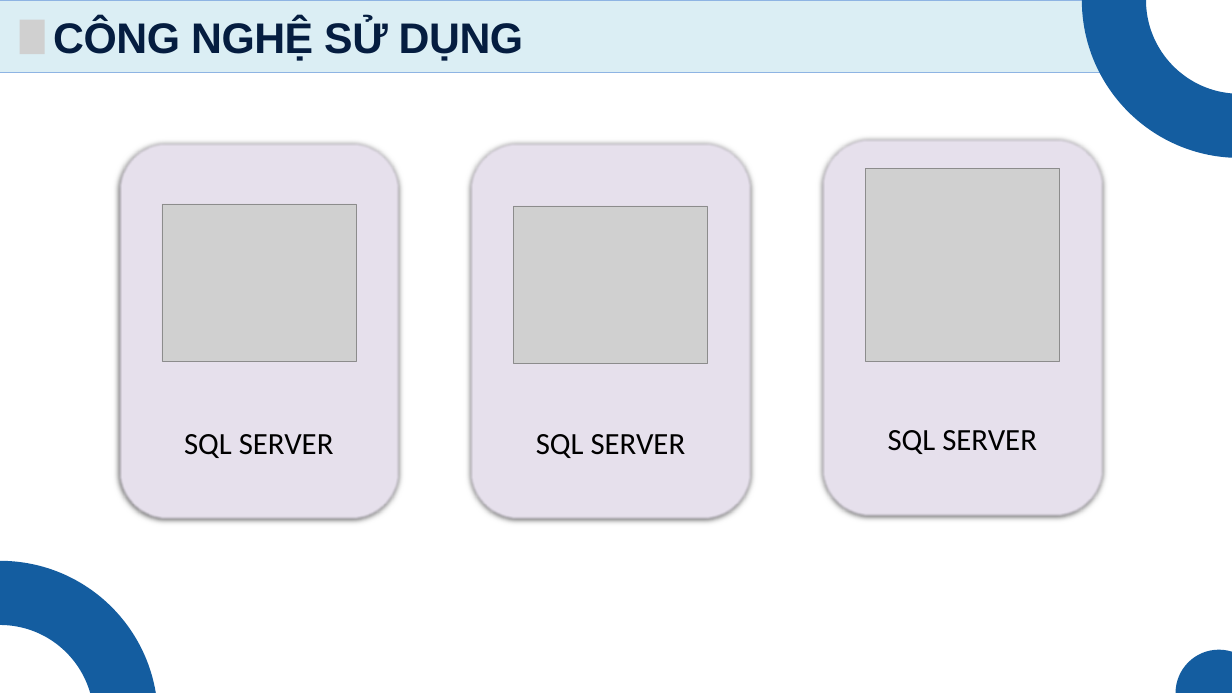
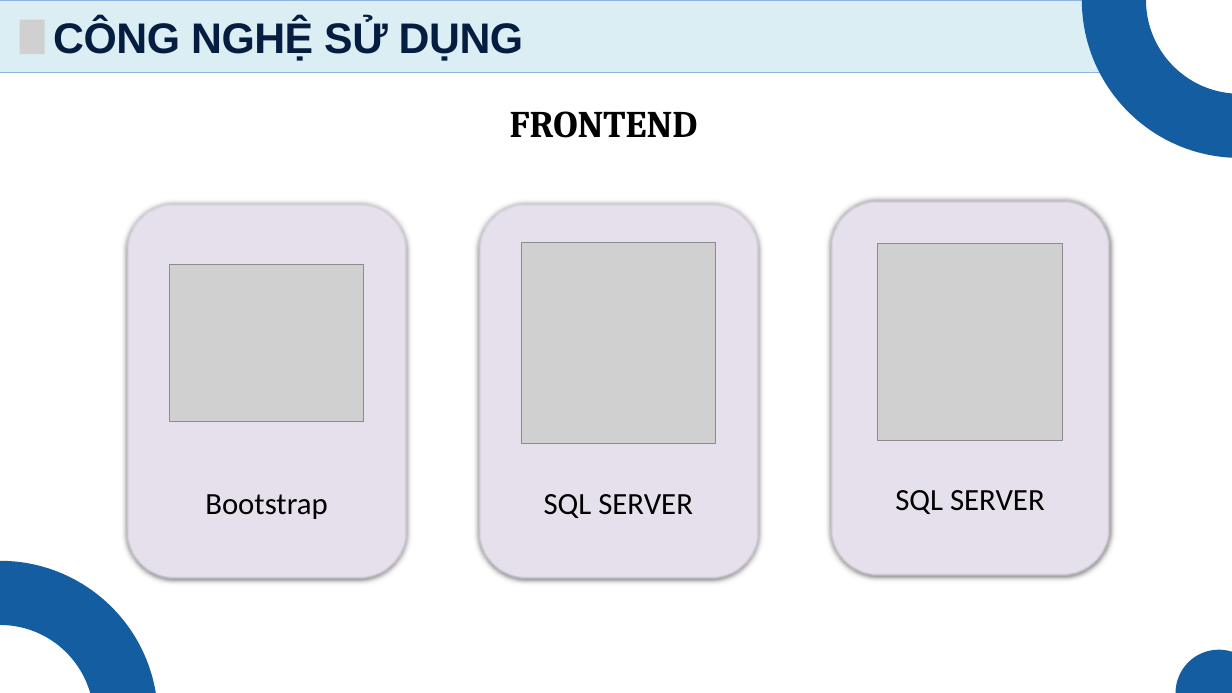
Before and after one commit to TrDHuy21/DoAn, a slide deck: slide 6 of ppt_bao_ve.pptx (slide 5 before the commit). Drawn at 1232x693 pixels with LibreOffice and Linux fonts; fonts in the diff are those of the drawing; grey boxes stand for pictures. Boxes give left, top, right and bottom in pixels: in the first picture for what was removed or moved away, otherwise in the second. Text is boxed around its words. In the diff, an @@ line names an element or a change of style, - is before the commit and + after.

```diff
--- a/ppt_bao_ve.pptx
+++ b/ppt_bao_ve.pptx
@@ text added at (x1=510, y1=111, x2=698, y2=138), 44 pt, text #000000, bold @@
+FRONTEND
@@ picture removed at (x1=865, y1=168, x2=1060, y2=362) @@
@@ rounded rectangle "Bootstrap" moved from (x1=118, y1=142, x2=400, y2=519) to (x1=126, y1=203, x2=407, y2=580) @@
@@ picture removed at (x1=162, y1=204, x2=356, y2=362) @@
@@ rounded rectangle "SQL SERVER" moved from (x1=470, y1=142, x2=752, y2=519) to (x1=477, y1=203, x2=759, y2=580) @@
@@ rounded rectangle "SQL SERVER" moved from (x1=822, y1=139, x2=1103, y2=516) to (x1=829, y1=199, x2=1111, y2=576) @@
@@ picture moved from (x1=514, y1=206, x2=708, y2=363) to (x1=169, y1=264, x2=363, y2=421) @@
@@ picture added at (x1=521, y1=243, x2=715, y2=444) @@
@@ picture added at (x1=878, y1=243, x2=1063, y2=441) @@
@@ text in rounded rectangle at (x1=205, y1=494, x2=327, y2=519): text changed @@
-SQL SERVER
+Bootstrap
```
Also in this commit, not shown: 4 other slides changed, 1 slide added, 10 other files.
